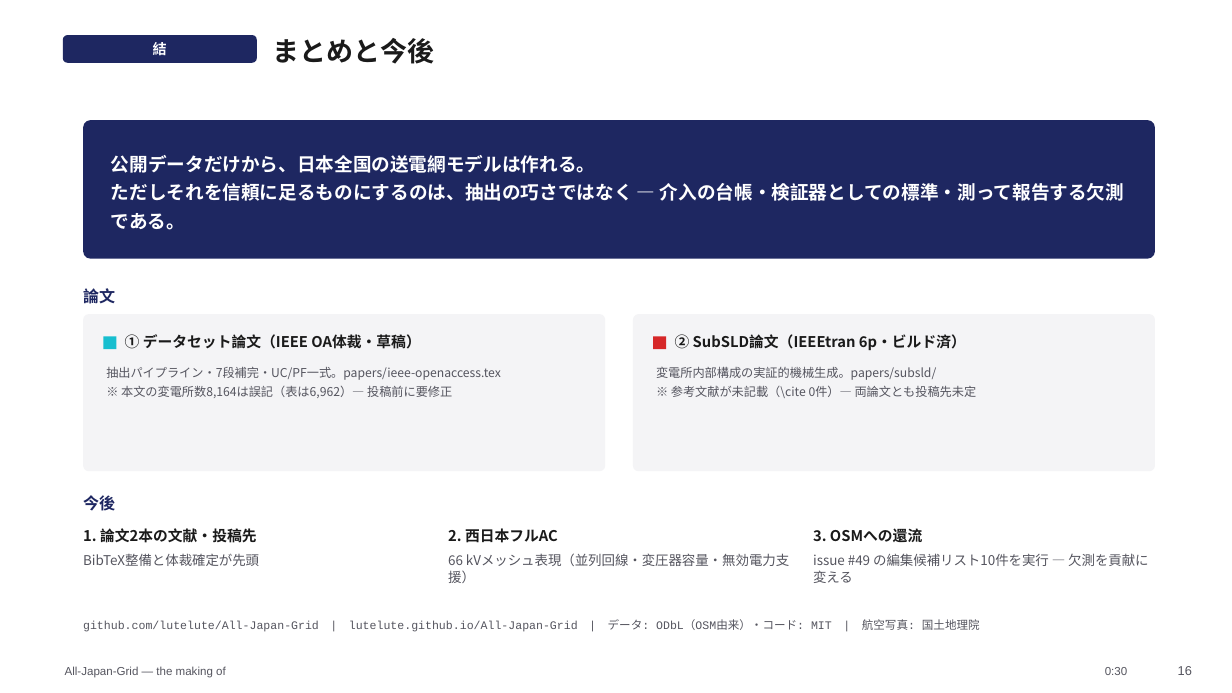
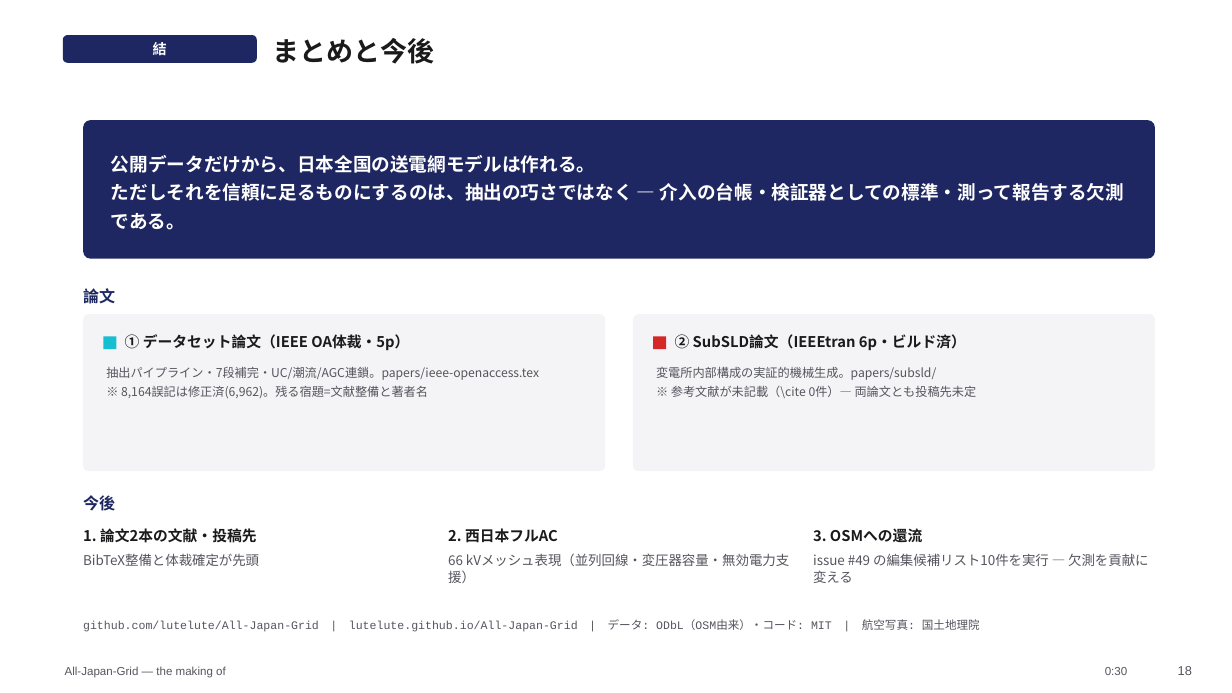
Before and after one commit to lutelute/All-Japan-Grid, a slide deck: slide 18 of docs/slides/ajg/AllJapanGrid_story.pptx (slide 16 before the commit). Drawn at 1232x693 pixels with LibreOffice and Linux fonts; fonts in the diff are those of the drawing. Boxes give left, top, right and bottom in pixels: in the first picture for what was removed or moved away, otherwise in the second. Text is boxed around its words. In the diff, an @@ line names an element or a change of style, - is before the commit and + after.

```diff
--- a/docs/slides/ajg/AllJapanGrid_story.pptx
+++ b/docs/slides/ajg/AllJapanGrid_story.pptx
@@ text at [125, 334, 409, 350]: text changed @@
-① データセット論文（IEEE OA体裁・草稿）
+① データセット論文（IEEE OA体裁・5p）
@@ text at [106, 367, 539, 398]: text changed @@
-抽出パイプライン・7段補完・UC/PF一式。papers/ieee-openaccess.tex
-※ 本文の変電所数8,164は誤記（表は6,962）— 投稿前に要修正
+抽出パイプライン・7段補完・UC/潮流/AGC連鎖。papers/ieee-openaccess.tex
+※ 8,164誤記は修正済(6,962)。残る宿題=文献整備と著者名
```
Also in this commit, not shown: 14 other slides changed, 2 slides added, 6 other files.
